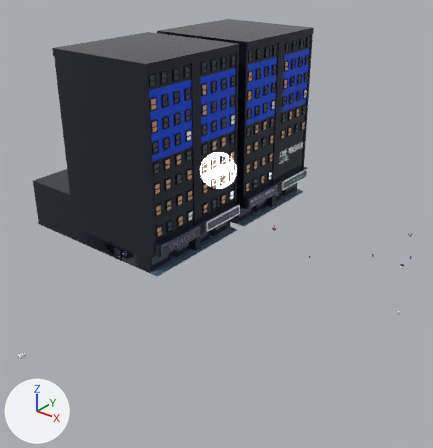
What one commit did to the FBX model Assets/My Assets/Art/Objects/Overworld Map/EXT_BigCityx2_Interactems.fbx.
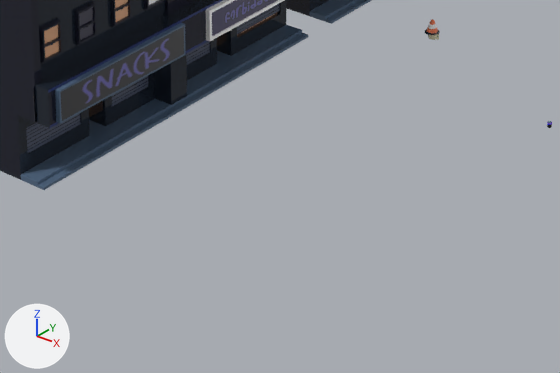
The first picture shows the older version from a 50 mm lens placed at (67.4, -135.3, 89.1), pointed at (-32.7, -10.1, 11.5). The close-ups show both versions on the part from 33% to 72% of the width and 49% to 74% of the height of that picture; other places that the commit changed are outside them. The axes (+X, +Y, +Z) are drawn at lower left. The lights are the same throughout. Where no turn or scale is listed for an object, it has been applied to the vertices. Vertices at the same position are counted once.

Script lines for the objects in view, before the commit:
```python
me_cube_2200 = bpy.data.meshes.new('Cube.2200')
me_cube_2200.from_pydata(...)  # 19329 vertices, 18276 faces; spans x -55.5..1.5, y -60.6..19.6, z 0.0..59.5
# faces by material slot: [12130, 2656, 301, 2770, 402, 16, 1]
me_cube_2200.materials.append(mat_palette_specials)  # picture img_palette_specials_png
me_cube_2200.materials.append(mat_purple_light)  # white #e7e7e7
me_cube_2200.materials.append(mat_businesswindow_light)  # beige #dba276
me_cube_2200.materials.append(mat_blue_light)  # white #e7e7e7
me_cube_2200.materials.append(mat_darkness)  # dark blue #110e33
me_cube_2200.materials.append(mat_businesssigns03)  # picture img_business03_png
me_cube_2200.materials.append(mat_graffit)
ob_apartmint = bpy.data.objects.new('ApartMint', me_cube_2200)
ob_apartmint.location = (-37.87, 29.75, 1.04)
```
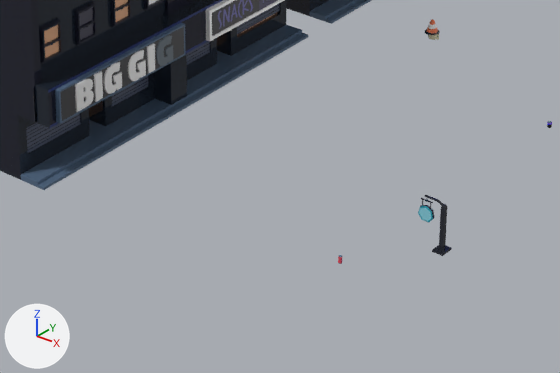
Location of each change, [x1, y1, x2, y2] in pixels of the close-ups (560 x 373 px):
'BIGGIG', added: after [75, 35, 173, 112]
    faces in mat_white_neon (white #e7e7e7): [75, 62, 122, 112]
    faces in mat_red_light (white #e7e7e7): [128, 43, 155, 81]
    faces in mat_palette_specials (picture img_palette_specials_png): [156, 35, 173, 66]
'SignStand', added (black): after [424, 195, 452, 256]
'Sign.Buckle', added: after [418, 198, 434, 222]
    faces in mat_businesssigns01 (picture img_business01_png): [418, 205, 434, 222]
part 1 of me_cube_2200, surface changed: [61, 0, 277, 121] in both

What changed in the scene script:
```text
Add img_business01_png:
    img_business01_png = load_image('Business01.png', '../../../Materials/Business01.png', 3073, 4196, 'sRGB')
Add mat_white_neon:
    mat_white_neon = principled_material('White Neon')
    mat_white_neon.base_color = (0.8, 0.8, 0.8)  # white #e7e7e7
    mat_white_neon.roughness = 0.25
Add mat_red_light:
    mat_red_light = principled_material('Red Light')
    mat_red_light.base_color = (0.8, 0.8, 0.8)  # white #e7e7e7
    mat_red_light.roughness = 0.25
Add mat_businesssigns01:
    mat_businesssigns01 = principled_material('BusinessSigns01')
    mat_businesssigns01.texture = img_business01_png
Change me_cube_2200:
    where me_cube_2200.from_pydata(...)  # 19329 vertices, 18276 faces; spans x -55.5..1.5, y -60.6..19.6, z 0.0..59.5
    used by ob_apartmint; location = (-37.87, 29.75, 1.04)
    me_cube_2200 part 1: texture (UV) coordinates of 8 of 18276 faces, centred in x 1.4..1.5, y -55.9..-27.2, z 8.2, changed; they spanned u 0.04..0.57, v 0.35..0.81 and now span u 0.06..0.57, v 0.35..0.81
Add me_text_007:
    me_text_007.from_pydata(...)  # 288 vertices, 346 faces; spans x -0.08..0.08, y -6.56..6.02, z -0.04..2.69
    # faces by material slot: [132, 72, 142]
    me_text_007.materials.append(mat_palette_specials)  # picture img_palette_specials_png
    me_text_007.materials.append(mat_red_light)  # white #e7e7e7
    me_text_007.materials.append(mat_white_neon)  # white #e7e7e7
Add me_cylinder_234:
    me_cylinder_234.from_pydata(...)  # 217 vertices, 195 faces; spans x -0.77..0.73, y -0.16..0.15, z -1.91..0.06
    # faces by material slot: [130, 65]
    me_cylinder_234.materials.append(mat_palette_specials)  # picture img_palette_specials_png
    me_cylinder_234.materials.append(mat_businesssigns01)  # picture img_business01_png
Add me_plane_068:
    me_plane_068.from_pydata(...)  # 84 vertices, 82 faces; spans x -1.68..0.72, y -0.66..0.66, z -2.95..1.6
    me_plane_068.materials.append(mat_palette_specials)  # picture img_palette_specials_png
Add ob_biggig:
    ob_biggig = bpy.data.objects.new('BIGGIG', me_text_007)
    ob_biggig.location = (-36.28, -21.36, 8.0)
Add ob_sign_buckle:
    ob_sign_buckle = bpy.data.objects.new('Sign.Buckle', me_cylinder_234)
    ob_sign_buckle.location = (-7.53, -17.37, 5.18)
Add ob_signstand:
    ob_signstand = bpy.data.objects.new('SignStand', me_plane_068)
    ob_signstand.location = (-6.07, -17.41, 4.05)
```
